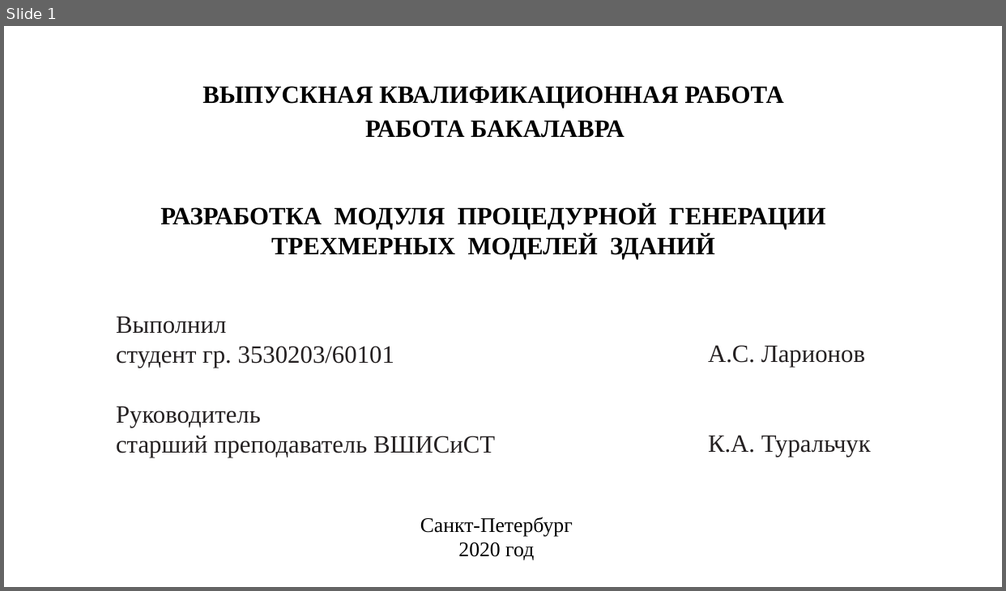
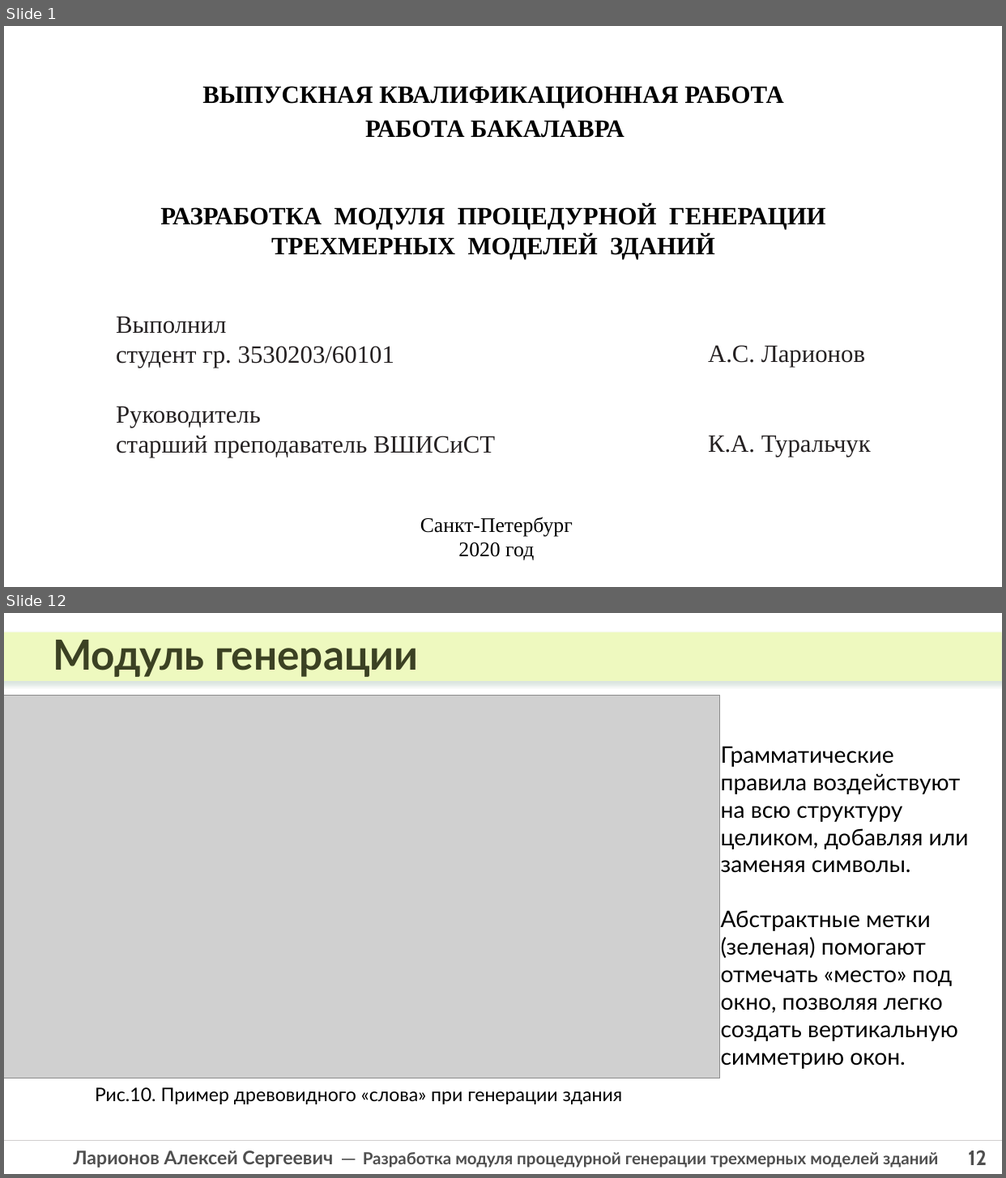
Before and after one commit to laralex/polytech-bachelor-thesis, a slide deck: defence/Ларионов_АС_ВКР_слайды.pptx. Shown one above the other, each under a label of ours: slide 1 before the commit, slides 1 and 12 after it; the slides between them are not shown. The pictures are 1006x591 and 1006x1178 pixels, drawn with LibreOffice and Linux fonts; fonts in the diff are those of the drawing; grey boxes stand for pictures. Boxes give left, top, right and bottom in pixels: in the first picture for what was removed or moved away, otherwise in the second. Text is boxed around its words. In the diff, an @@ line names an element or a change of style, - is before the commit and + after.

```diff
--- a/defence/Ларионов_АС_ВКР_слайды.pptx
+++ b/defence/Ларионов_АС_ВКР_слайды.pptx
@@ slide 12 added at box(4, 613, 1002, 1174), background #FFFFFF @@
@@ freeform shape added at box(4, 632, 1002, 680), fill #EEF9BF @@
@@ text added at box(53, 640, 418, 677), 40 pt, text #3B4123, bold @@
+Модуль генерации
@@ picture added at box(4, 696, 720, 1079) @@
@@ text added at box(721, 746, 969, 1069), 22 pt, text #000000 @@
+Грамматические правила воздействуют на всю структуру целиком, добавляя или заменяя символы.
+Абстрактные метки (зеленая) помогают отмечать «место» под окно, позволяя легко создать вертикальную симметрию окон.
@@ text added at box(95, 1088, 623, 1105), 18 pt, text #000000 @@
+Рис.10. Пример древовидного «слова» при генерации здания
@@ line added from (4, 1141) to (1002, 1141), #D0CECE 1 pt @@
@@ text added at box(74, 1151, 938, 1168), 16 pt, text #4F4F4F, bold @@
+Ларионов Алексей Сергеевич ─ Разработка модуля процедурной генерации трехмерных моделей зданий
@@ page number added at box(968, 1150, 987, 1165), 20 pt, text #4F4F4F, bold @@
+12
```
Also in this commit, not shown: 15 slides changed, 3 other files.
